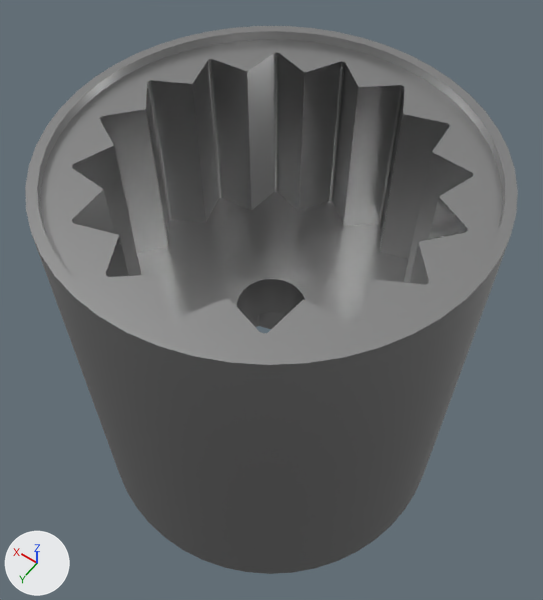
The glTF model public/rebuilt/simready-handTool_socket_1_7_16in_a01.glb: old version first, new version second.
Rendered twice from a 50 mm lens placed at (-0.0331, 0.0462, 0.1008), pointed at (0.0008, -0.0012, 0.0263). Every picture has the same lights, and +X, +Y and +Z are marked at lower left. The first picture is the older version. Where no turn or scale is listed for an object, it has been applied to the vertices. Vertices at exactly the same position are counted once.

In view in the first picture: 'sleeve'.
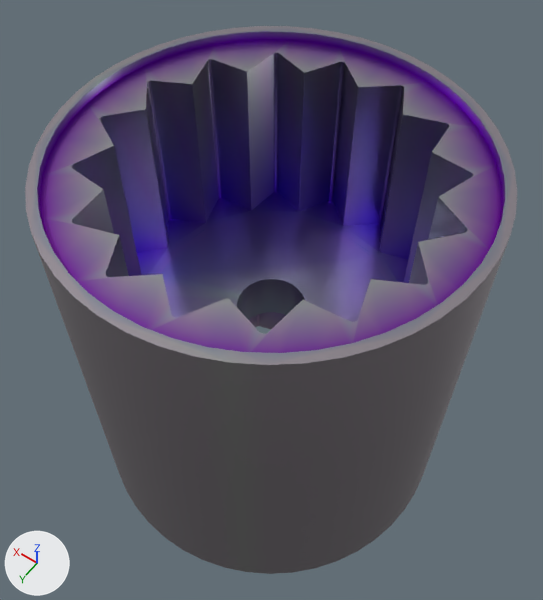
Pixel boxes (x1, y1, x2, y2) of what changed, in the pictures (543 x 600 px):
'sleeve', recoloured, moved (darker): before (25, 26, 518, 574); after (25, 26, 517, 574)

What changed in the scene script:
```text
Change mat_steel__b8b8b8:
    where n0 = _N.new('ShaderNodeBsdfPrincipled'); n0.name = 'Principled BSDF'
    remove n0.inputs[0].default_value = (0.479, 0.479, 0.479, 1.0)  # 'Base Color', grey #b8b8b8
    add n2 = _N.new('ShaderNodeMix'); n2.name = 'Mix'
    add n2.data_type = 'RGBA'
    add n2.blend_type = 'MULTIPLY'
    add n2.inputs[0].default_value = 1.0  # 'Factor'
    add n2.inputs[7].default_value = (0.479, 0.479, 0.479, 1.0)  # 'B', grey #b8b8b8
    add n3 = _N.new('ShaderNodeVertexColor'); n3.name = 'Color Attribute'
    add _L.new(n2.outputs[2], n0.inputs[0])  # 'Result' to 'Base Color'
    add _L.new(n3.outputs[0], n2.inputs[6])  # 'Color' to 'A'
Change me_sleeve:
    where me_sleeve.from_pydata(...)  # 1569 vertices, 3138 faces; spans x -0.0239..0.0239, y -0.0239..0.0239, z -0.0252..0.0252
    used by ob_sleeve; location = (0.0, 0.0, 0.0252)
    me_sleeve part 1: vertex colours changed
Change ob_sleeve:
    ob_sleeve.location: (0.0, 0.0, 0.0252) -> (0.0, 0.0, 0.0251)
```
